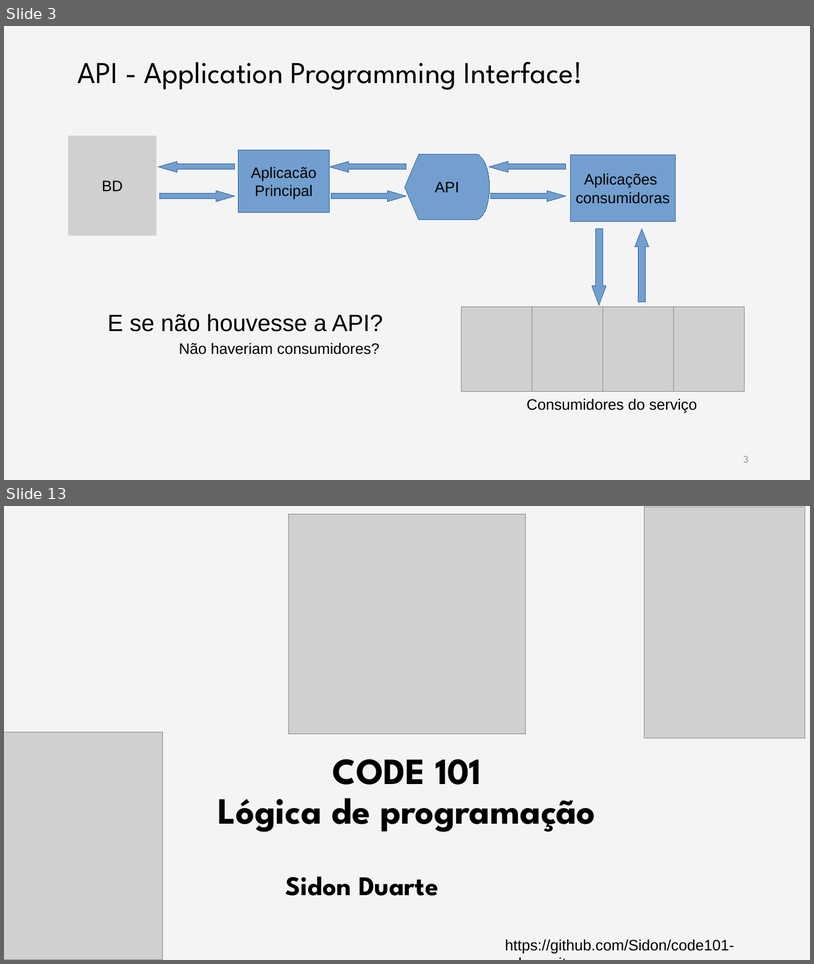
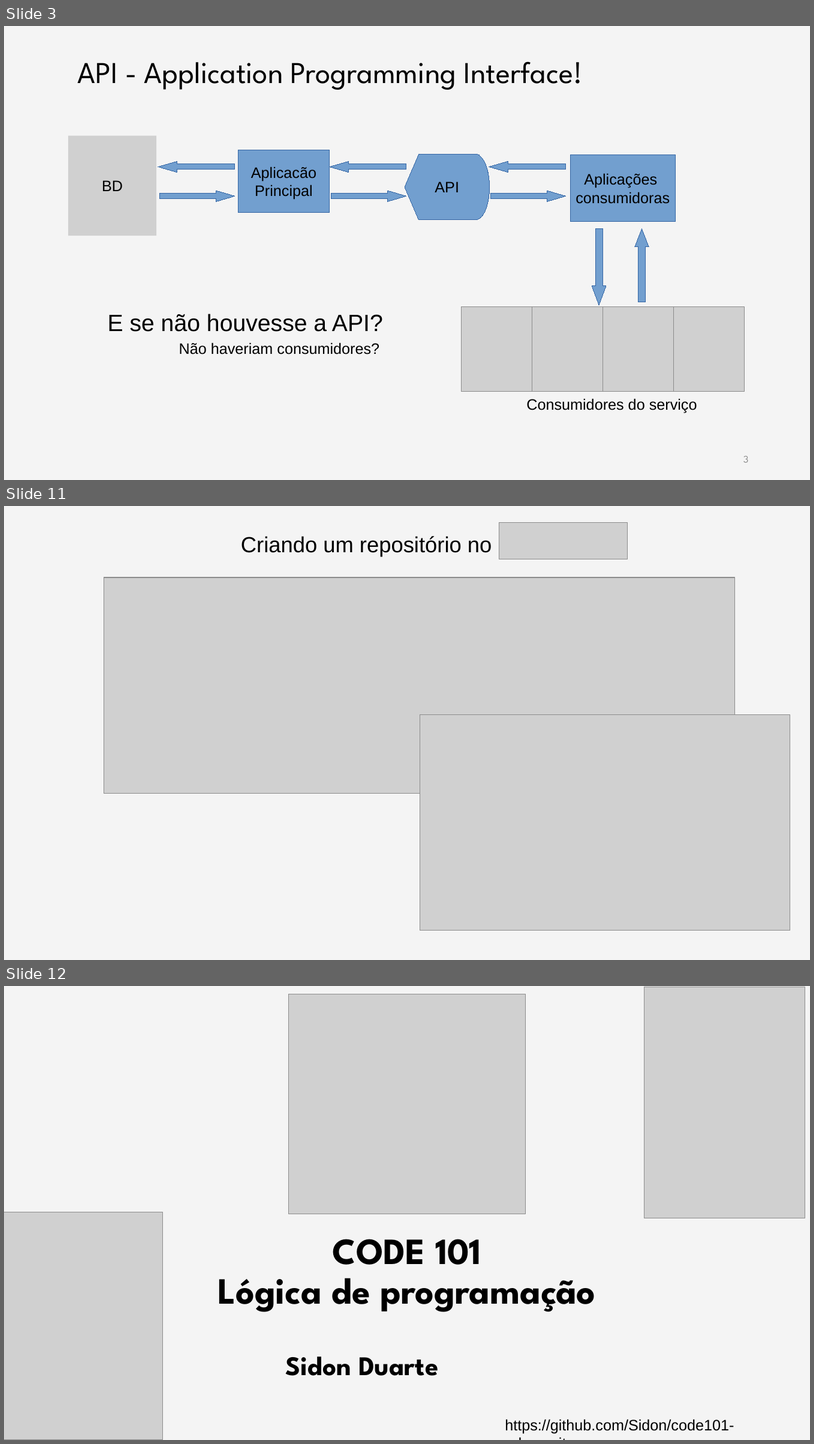
Before and after one commit to rodrisg/code101-edevo, a slide deck: aula3/aula3.odp. Shown one above the other, each under a label of ours: slides 3 and 13 before the commit, slides 3, 11 and 12 after it; the slides between them are not shown. The pictures are 814x964 and 814x1444 pixels, drawn with LibreOffice and Linux fonts; fonts in the diff are those of the drawing; grey boxes stand for pictures; background and template pictures are left out. Boxes give left, top, right and bottom in pixels: in the first picture for what was removed or moved away, otherwise in the second. Text is boxed around its words. In the diff, an @@ line names an element or a change of style, - is before the commit and + after.

```diff
--- a/aula3/aula3.odp
+++ b/aula3/aula3.odp
@@ slide 11 added at (4, 506, 810, 960), background #FFFFFF; not listed: 1 template element that a slide beside it also shows @@
@@ picture added at (500, 523, 628, 560) @@
@@ text added at (241, 536, 492, 556), 26 pt, text #000000 @@
+Criando um repositório no
@@ picture added at (104, 577, 735, 793) @@
@@ picture added at (420, 715, 791, 930) @@
@@ what was slide 13 is now slide 12 @@
```
Also in this commit, not shown: 3 slides changed, 6 other slides added, 8 slides removed, 3 other files.
